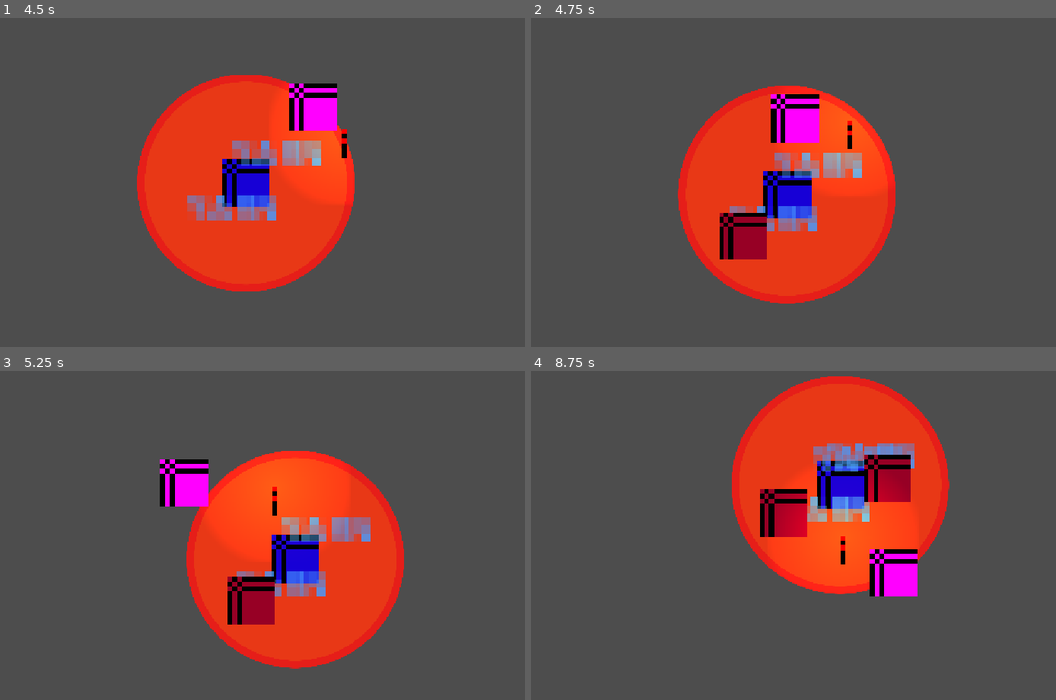
Above: before the commit, frames 1-4 (two rows, left to right).
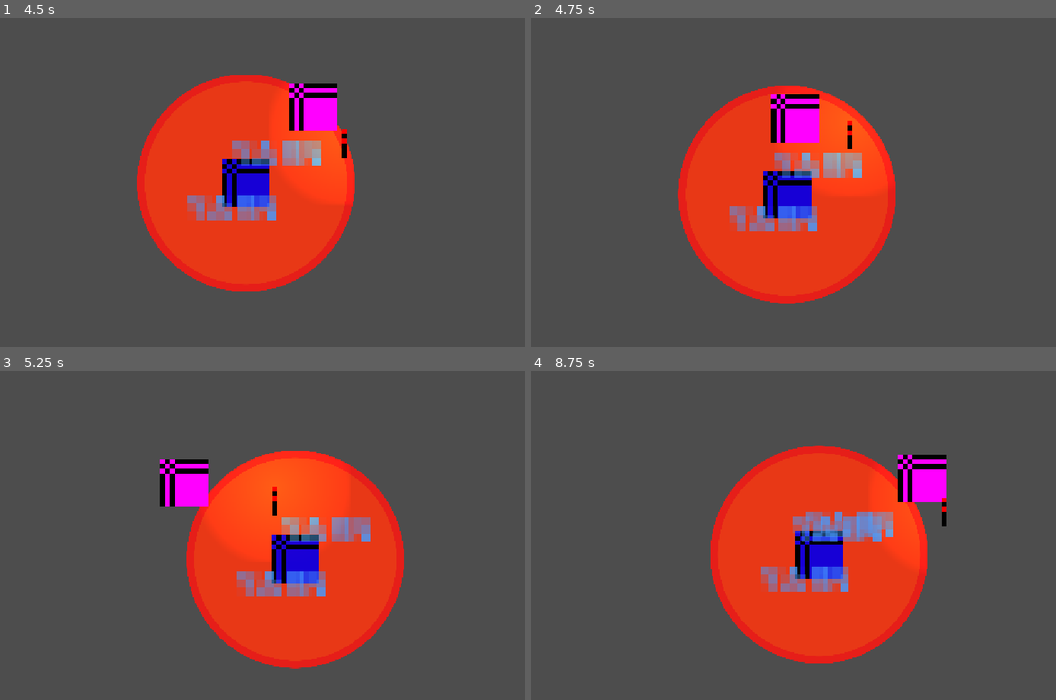
Above: after the commit, the same moments.

Repository: anqilique/GDGJam2-2025
Game: Godot game, scene res://Scenes/start_menu.tscn
Same seed, same stepped clock (60 frames per second), same inputs: the game is played once before the commit and once after it.
Inputs (mouse positions are in pixels of both pictures, inside the frame that each line leads up to):
- Up to frame 1 (4.5 s): click "PLAY" at 0.5 s; move the mouse to (425, 159) at 1.27 s; hold D (fire_cat_move_right) 1.28-2.03 s; click (425, 159) at 1.35 s; move the mouse to (168, 192) at 2.02 s; hold S (fire_cat_move_down) 2.03-2.78 s; tap Space (yarn_cat_pass_torch) at 2.1, 3.6 s; move the mouse to (351, 100) at 2.77 s; hold D (fire_cat_move_right) 2.78-3.53 s; click (351, 100) at 2.85 s; move the mouse to (257, 245) at 3.52 s; hold W (fire_cat_move_up) 3.53-4.28 s; move the mouse to (472, 228) at 4.27 s; hold A (fire_cat_move_left) from 4.28 s (still down); click (472, 228) at 4.35 s
- Up to frame 2 (4.75 s): keep holding A (fire_cat_move_left)
- Up to frame 3 (5.25 s): keep holding A (fire_cat_move_left); move the mouse to (105, 476) at 5.02 s; tap Space (yarn_cat_pass_torch) at 5.1 s
- Up to frame 4 (8.75 s): move the mouse to (851, 528) at 5.77 s; release A (fire_cat_move_left) at 5.78 s; hold S (fire_cat_move_down) 5.78-6.53 s; click (851, 528) at 5.85 s; move the mouse to (730, 443) at 6.52 s; hold D (fire_cat_move_right) 6.53-7.28 s; tap Space (yarn_cat_pass_torch) at 6.6, 8.1 s; move the mouse to (956, 512) at 7.27 s; hold W (fire_cat_move_up) 7.28-8.03 s; click (956, 512) at 7.35 s; move the mouse to (699, 545) at 8.02 s; hold D (fire_cat_move_right) from 8.03 s (still down)

Frame 1 is identical in both runs. In frame 2, 1.3% of the frame differs, in the area x 35-45%, y 59-74%; in frame 3, 1.3%; in frame 4, 27%, in the area x 34-80%, y 1-89%.

Commit message:
Spawn Push

Diff:
--- a/Scripts/main.gd
+++ b/Scripts/main.gd
@@ -1,6 +1,11 @@
 extends Node2D
 
 @export var shadow_scene: PackedScene
+var fire_cat
+
+
+func _ready() -> void:
+	fire_cat = get_tree().get_first_node_in_group("FireCat")
 
 
 func _process(delta: float) -> void:
@@ -14,8 +19,10 @@
 
 	var shadow_spawn_location = $Camera2D.global_position
 
-	shadow_spawn_location.x += randf_range(-20, 20)
-	shadow_spawn_location.y += randf_range(-20, 20)
+	while abs(shadow_spawn_location.x - $Camera2D.global_position.x) <= 40:
+		shadow_spawn_location.x += randf_range(-100, 100)
+	while abs(shadow_spawn_location.y - $Camera2D.global_position.y) <= 40:
+		shadow_spawn_location.y += randf_range(-100, 100)
 
 	shadow.position = shadow_spawn_location
 
